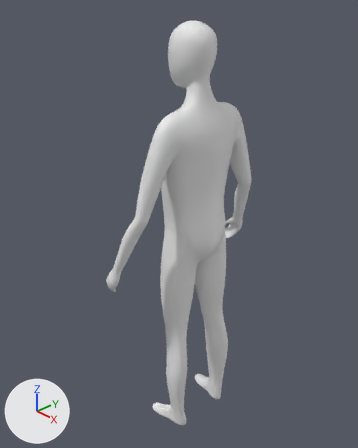
The Blender file RPG/rpgCharacter.blend: old version first, new version second.
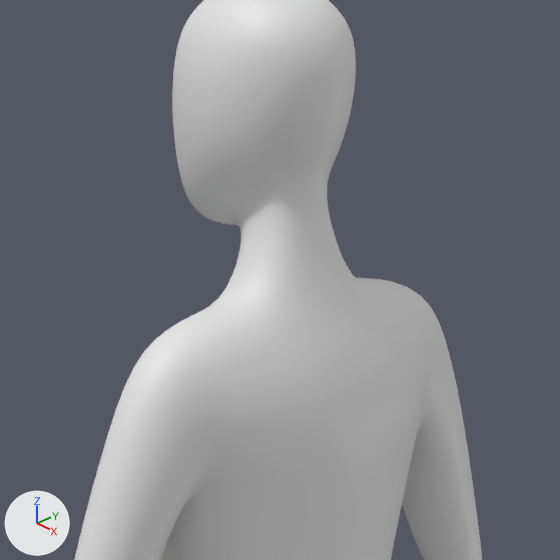
The first picture shows the older version from a camera (50 mm lens) standing at (3.43, -3.45, 2.69) and looking at (-0.26, -0.02, 0.22). The close-ups show both versions on the part from 34% to 76% of the width and 6% to 40% of the height of that picture; other places that the commit changed are outside them. Arrows for +X, +Y and +Z are at lower left; the lights stay in place.
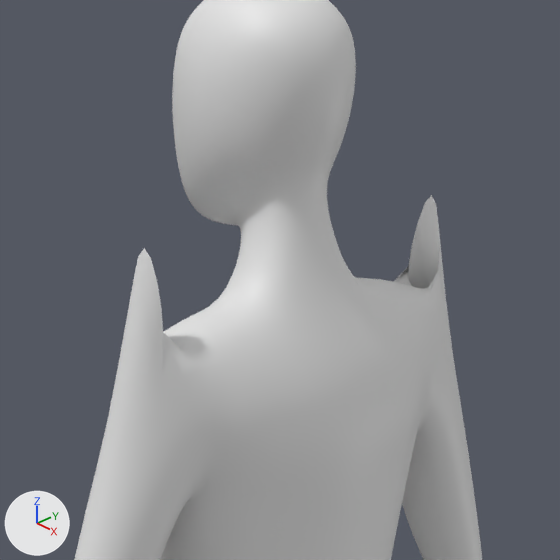
Location of each change, [x1, y1, x2, y2] in pixels of the close-ups (560 x 560 px; the box of a moved part takes in the faces that stretch with it):
```json
{"part": 1, "of": "me_cube_001", "change": "moved or reshaped", "before": [100, 313, 447, 474], "after": [100, 195, 456, 470]}
```

Edits to the scene script, one JSON object a line:
```json
{"block": "me_cube_001", "where": "me_cube_001.from_pydata(...)  # 362 vertices, 343 faces; spans x -1.6..0.9, y 0.0..3.8, z -8.6..8.6"}
{"block": "me_cube_001", "where": "# used by ob_cube; location = (0.0, 0.0, 0.0); scale = (0.277, 0.277, 0.277)"}
{"block": "me_cube_001", "where": "# verts and faces of me_cube_001; kept vertices keep their numbers, new ones are numbered from 362"}
{"block": "me_cube_001", "where": "# before: 17 (0.4, 1.8, 5.5), 117 (0.1, 1.9, 5.5), 142 (-0.2, 1.8, 5.5), 149 (0.1, 2.3, 4.7), 150 (0.4, 2.2, 4.7)"}
{"block": "me_cube_001", "where": "# before: 151 (-0.2, 2.2, 4.6)"}
{"block": "me_cube_001", "change": "me_cube_001 part 1"}
{"op": "add", "block": "me_cube_001", "code": "delete_faces([(117, 149, 151, 142), (17, 150, 149, 117)])"}
{"op": "add", "block": "me_cube_001", "code": "verts[362] = (0.2, 1.9, 6.9)"}
{"op": "add", "block": "me_cube_001", "code": "faces += [(142, 362, 149, 151), (17, 150, 149, 362)]"}
```
